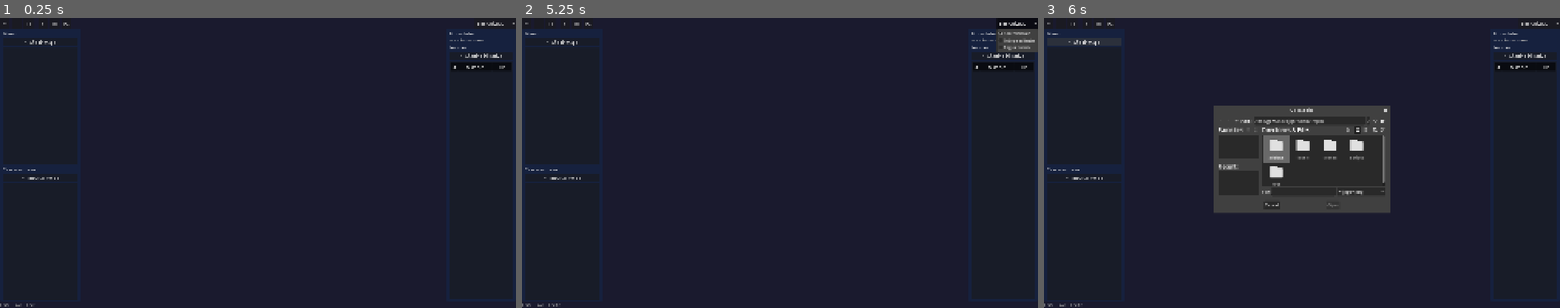
Above: before the commit, frames 1-3 (left to right).
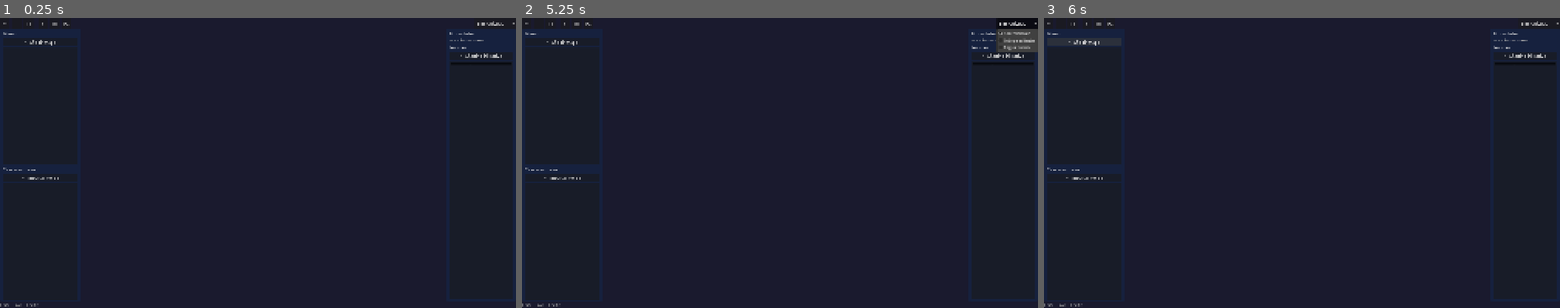
Above: after the commit, the same moments.

Repository: DEVizzent/BattleMapToolkit
Game: Godot game, scene res://scenes/ui/dm_window.tscn
The game is run twice, just before and just after one commit, with the same random seed, the same clock (stepped at 60 frames per second) and the same inputs. This scene is started directly instead of the project's main scene.
Inputs:
- Up to frame 1 (0.25 s): no input
- Up to frame 2 (5.25 s): click "+" at 0.5 s; click "-" at 1.25 s; click "[ ]" at 2 s; click "#" at 2.75 s; click "M" at 3.5 s; click "FX" at 4.25 s; click "Sincronizado" at 5 s
- Up to frame 3 (6 s): click "+ Añadir mapa" at 5.75 s

The runs differ from the first frame. In frame 1, less than 0.1% of the frame differs, in the area x 6-98%, y 16-100%; in frame 2, less than 0.1%; in frame 3, 7.2%, in the area x 32-98%, y 16-68%.
Error after the commit: Parse Error: Function "_input" has the same name as a previously declared function. (res://scripts/ui/dm_window.gd:150)

Commit message:
feat: Fase 4 — zoom y paneo (rueda cursor, click medio, flechas, limites 10%-400%)
- Zoom a cursor con rueda del raton sobre el viewport
- Zoom + / - en toolbar centrado en el viewport
- Paneo con click medio + arrastre
- Paneo con flechas de teclado (pan_left/right/up/down)
- Limites de zoom: 10% minimo, 400% maximo (botones se desactivan)
- Boton Ajustar mapa recalcula escala para caber en viewport
- Zoom% y coordenadas del cursor en status bar en tiempo real
- test_map_zoom_pan.gd: 6 tests de logica de zoom/pan

Diff:
--- a/scripts/ui/dm_window.gd
+++ b/scripts/ui/dm_window.gd
@@ -39,6 +39,14 @@
 @onready var fps_label: Label = %FPSLabel
 
 var _zoom_level: float = 1.0
+var _panning: bool = false
+var _pan_start: Vector2 = Vector2.ZERO
+var _pan_root_start: Vector2 = Vector2.ZERO
+
+const ZOOM_MIN := 0.1
+const ZOOM_MAX := 4.0
+const ZOOM_STEP := 1.25
+const PAN_SPEED := 10.0
 
 
 func _ready() -> void:
@@ -50,8 +58,93 @@
 	map_list.item_clicked.connect(_on_map_list_clicked)
 
 
+func _input(event: InputEvent) -> void:
+	if _is_mouse_over_viewport():
+		if event is InputEventMouseButton:
+			if event.button_index == MOUSE_BUTTON_WHEEL_UP:
+				_zoom_at_point(_get_viewport_mouse_pos() * viewport_node.size / map_viewport.size, ZOOM_STEP)
+			elif event.button_index == MOUSE_BUTTON_WHEEL_DOWN:
+				_zoom_at_point(_get_viewport_mouse_pos() * viewport_node.size / map_viewport.size, 1.0 / ZOOM_STEP)
+			elif event.button_index == MOUSE_BUTTON_MIDDLE:
+				if event.pressed:
+					_panning = true
+					_pan_start = _get_viewport_mouse_pos() * viewport_node.size / map_viewport.size
+					_pan_root_start = map_root.position
+				else:
+					_panning = false
+		if event is InputEventMouseMotion and _panning:
+			var cur_pos := _get_viewport_mouse_pos() * viewport_node.size / map_viewport.size
+			var delta: Vector2 = cur_pos - _pan_start
+			map_root.position = _pan_root_start + delta
+	if event is InputEventKey and event.pressed:
+		if event.is_action_pressed("save_session"):
+			_save_session()
+		elif event.is_action_pressed("open_session"):
+			_open_session()
+		elif event.is_action_pressed("new_session"):
+			_new_session()
+
+
 func _process(_delta: float) -> void:
 	fps_label.text = "FPS: %d" % Engine.get_frames_per_second()
+	_update_coords_label()
+	_handle_keyboard_pan()
+
+
+# ─── Viewport helpers ────────────────────────────────────
+
+func _is_mouse_over_viewport() -> bool:
+	var mouse_pos := map_viewport.get_global_mouse_position()
+	var rect := Rect2(map_viewport.global_position, map_viewport.size)
+	return rect.has_point(mouse_pos)
+
+
+func _get_viewport_mouse_pos() -> Vector2:
+	return map_viewport.get_local_mouse_position()
+
+
+# ─── Zoom ────────────────────────────────────────────────
+
+func _zoom_at_point(screen_pos: Vector2, factor: float) -> void:
+	var old_scale: float = map_root.scale.x
+	var new_scale: float = clampf(old_scale * factor, ZOOM_MIN, ZOOM_MAX)
+	if new_scale == old_scale:
+		return
+	var map_point: Vector2 = (screen_pos - map_root.position) / old_scale
+	map_root.scale = Vector2(new_scale, new_scale)
+	map_root.position = screen_pos - map_point * new_scale
+	_zoom_level = new_scale
+	_apply_zoom()
+
+
+func _apply_zoom() -> void:
+	var pct := int(_zoom_level * 100)
+	zoom_label.text = "%d%%" % pct
+	zoom_in_btn.disabled = _zoom_level >= ZOOM_MAX
+	zoom_out_btn.disabled = _zoom_level <= ZOOM_MIN
+
+
+# ─── Paneo ───────────────────────────────────────────────
+
+func _handle_keyboard_pan() -> void:
+	var pan_dir := Vector2.ZERO
+	var speed: float = PAN_SPEED / map_root.scale.x
+	if Input.is_action_pressed("pan_left"):
+		pan_dir.x += speed
+	if Input.is_action_pressed("pan_right"):
+		pan_dir.x -= speed
+	if Input.is_action_pressed("pan_up"):
+		pan_dir.y += speed
+	if Input.is_action_pressed("pan_down"):
+		pan_dir.y -= speed
+	if pan_dir != Vector2.ZERO:
+		map_root.position += pan_dir
+
+
+func _update_coords_label() -> void:
+	var mouse_pos: Vector2 = _get_viewport_mouse_pos() * viewport_node.size / map_viewport.size
+	var map_coords: Vector2 = (mouse_pos - map_root.position) / map_root.scale.x
+	coords_label.text = "(%d, %d)" % [int(map_coords.x), int(map_coords.y)]
 
 
 func _input(event: InputEvent) -> void:
@@ -75,18 +168,17 @@
 # ─── Toolbar ──────────────────────────────────────────────
 
 func _on_zoom_in_pressed() -> void:
-	_zoom_level = minf(_zoom_level * 1.25, 4.0)
-	_apply_zoom()
+	var center: Vector2 = Vector2(viewport_node.size) / 2.0
+	_zoom_at_point(center, ZOOM_STEP)
 
 
 func _on_zoom_out_pressed() -> void:
-	_zoom_level = maxf(_zoom_level / 1.25, 0.1)
-	_apply_zoom()
+	var center: Vector2 = Vector2(viewport_node.size) / 2.0
+	_zoom_at_point(center, 1.0 / ZOOM_STEP)
 
 
 func _on_fit_pressed() -> void:
-	_zoom_level = 1.0
-	_apply_zoom()
+	_fit_map_to_viewport()
 
 
 func _on_grid_toggle_pressed() -> void:
@@ -105,13 +197,6 @@
 	GameState.view_mode = idx
 	var modes := {0: "synced", 1: "independent", 2: "follow_turn"}
 	EventBus.view_mode_changed.emit(modes.get(idx, "synced"))
-
-
-func _apply_zoom() -> void:
-	var pct := int(_zoom_level * 100)
-	zoom_label.text = "%d%%" % pct
-	zoom_in_btn.disabled = _zoom_level >= 4.0
-	zoom_out_btn.disabled = _zoom_level <= 0.1
 
 
 # ─── Paneles laterales ───────────────────────────────────
--- /dev/null
+++ b/test/test_map/test_map_zoom_pan.gd
@@ -0,0 +1,55 @@
+extends GutTest
+
+func test_zoom_to_cursor_math() -> void:
+	var old_scale: float = 1.0
+	var screen_pos: Vector2 = Vector2(960, 540)
+	var root_pos: Vector2 = Vector2(100, 50)
+
+	var map_point: Vector2 = (screen_pos - root_pos) / old_scale
+	assert_eq(map_point.x, 860.0)
+	assert_eq(map_point.y, 490.0)
+
+	var new_scale: float = 2.0
+	var new_root_pos: Vector2 = screen_pos - map_point * new_scale
+	assert_eq(new_root_pos.x, -760.0)
+	assert_eq(new_root_pos.y, -440.0)
+
+
+func test_zoom_out_clamped_to_min() -> void:
+	var scale: float = 0.15
+	# zoom out: scale * 0.8
+	scale = clampf(scale * 0.8, 0.1, 4.0)
+	# 0.15 * 0.8 = 0.12, clamped to min 0.1
+	assert_gt(scale, 0.09)
+	assert_lt(scale, 0.13)
+
+
+func test_zoom_in_clamped_to_max() -> void:
+	var scale: float = 3.5
+	# zoom in: scale * 1.25
+	scale = clampf(scale * 1.25, 0.1, 4.0)
+	# 3.5 * 1.25 = 4.375, clamped to max 4.0
+	assert_eq(scale, 4.0)
+
+
+func test_zoom_in_increases_scale() -> void:
+	var scale: float = 1.0
+	scale = clampf(scale * 1.25, 0.1, 4.0)
+	assert_eq(scale, 1.25)
+
+
+func test_zoom_out_decreases_scale() -> void:
+	var scale: float = 1.0
+	scale = clampf(scale / 1.25, 0.1, 4.0)
+	assert_eq(scale, 0.8)
+
+
+func test_pan_delta_math() -> void:
+	var pan_start: Vector2 = Vector2(500, 400)
+	var cur_pos: Vector2 = Vector2(550, 380)
+	var pan_root_start: Vector2 = Vector2(200, 100)
+
+	var delta: Vector2 = cur_pos - pan_start
+	var new_pos: Vector2 = pan_root_start + delta
+	assert_eq(new_pos.x, 250.0)
+	assert_eq(new_pos.y, 80.0)
Not shown, added: test/test_map/test_map_loader.gd.uid
Not shown, changed: docs/13-plan-de-implementacion.md
